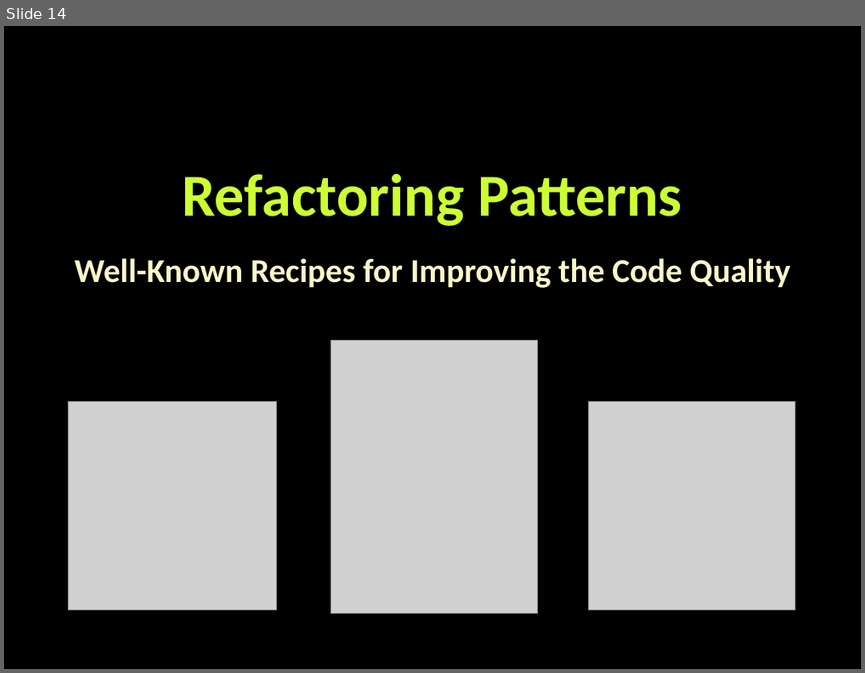
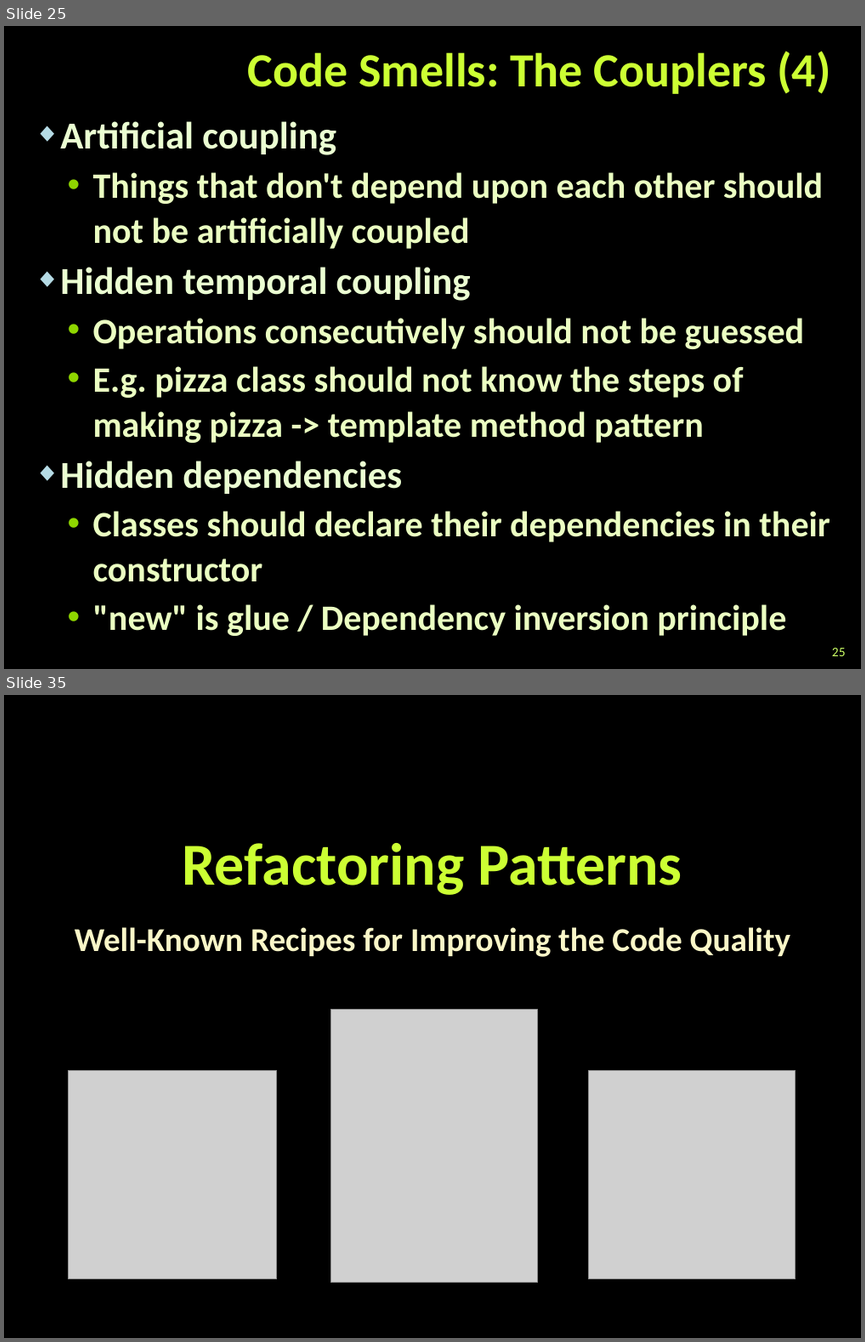
Before and after one commit to martin-nikolov/Telerik-Academy, a slide deck: Programming with C#/4. C# High-Quality Code/12. Refactoring/Refactoring.pptx. Shown one above the other, each under a label of ours: slide 14 before the commit, slides 25 and 35 after it; the slides between them are not shown. The pictures are 865x673 and 865x1342 pixels, drawn with LibreOffice and Linux fonts; fonts in the diff are those of the drawing; grey boxes stand for pictures; background and template pictures are left out. Boxes give left, top, right and bottom in pixels: in the first picture for what was removed or moved away, otherwise in the second. Text is boxed around its words. In the diff, an @@ line names an element or a change of style, - is before the commit and + after.

```diff
--- a/Programming with C#/4. C# High-Quality Code/12. Refactoring/Refactoring.pptx
+++ b/Programming with C#/4. C# High-Quality Code/12. Refactoring/Refactoring.pptx
@@ slide 25 added at [4,26,861,669], background picture (left out) @@
@@ title added at [248,51,830,94], 40 pt, text #CCFF33, bold @@
+Code Smells: The Couplers (4)
@@ text added at [60,121,829,635], 30 pt, text #EBFFC2, bold @@
+◆ Artificial coupling
+  • Things that don't depend upon each other should not be artificially coupled
+◆ Hidden temporal coupling
+  • Operations consecutively should not be guessed
+  • E.g. pizza class should not know the steps of making pizza -> template method pattern
+◆ Hidden dependencies
+  • Classes should declare their dependencies in their constructor
+  • "new" is glue / Dependency inversion principle
@@ page number added at [832,647,846,656], 11 pt, text #CCFF66 @@
+25
@@ what was slide 14 is now slide 35 @@
```
Also in this commit, not shown: 11 slides changed, 22 other slides added, 3 slides removed, 9 other files.
